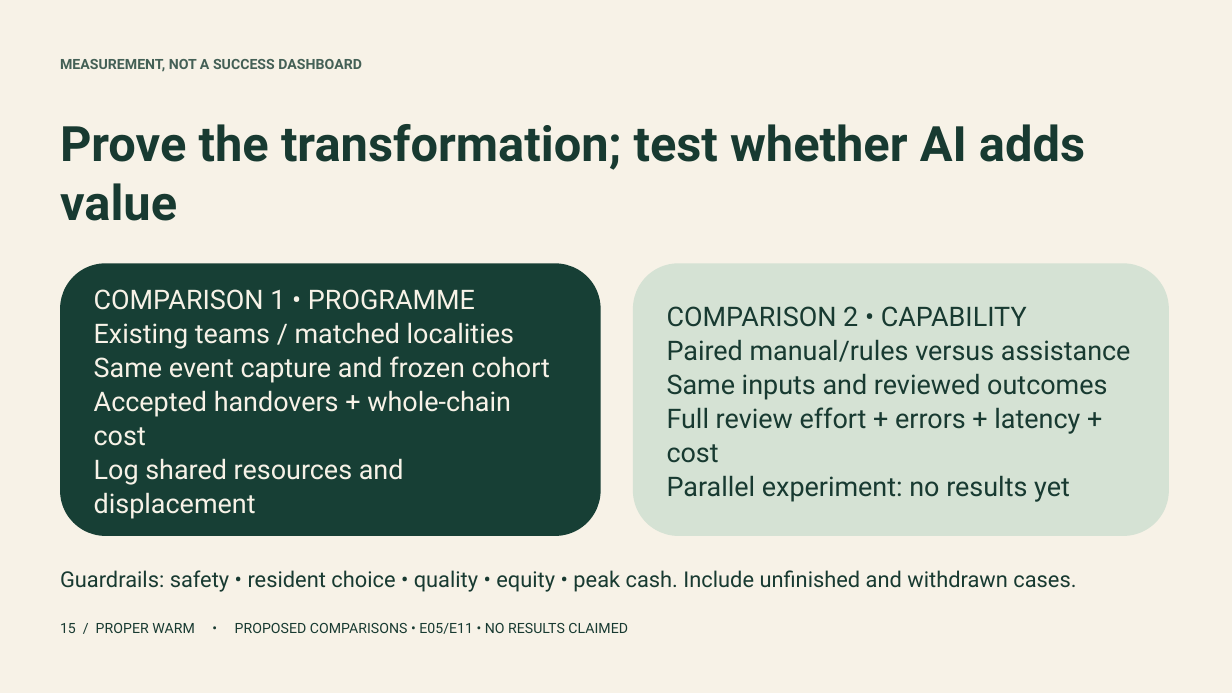
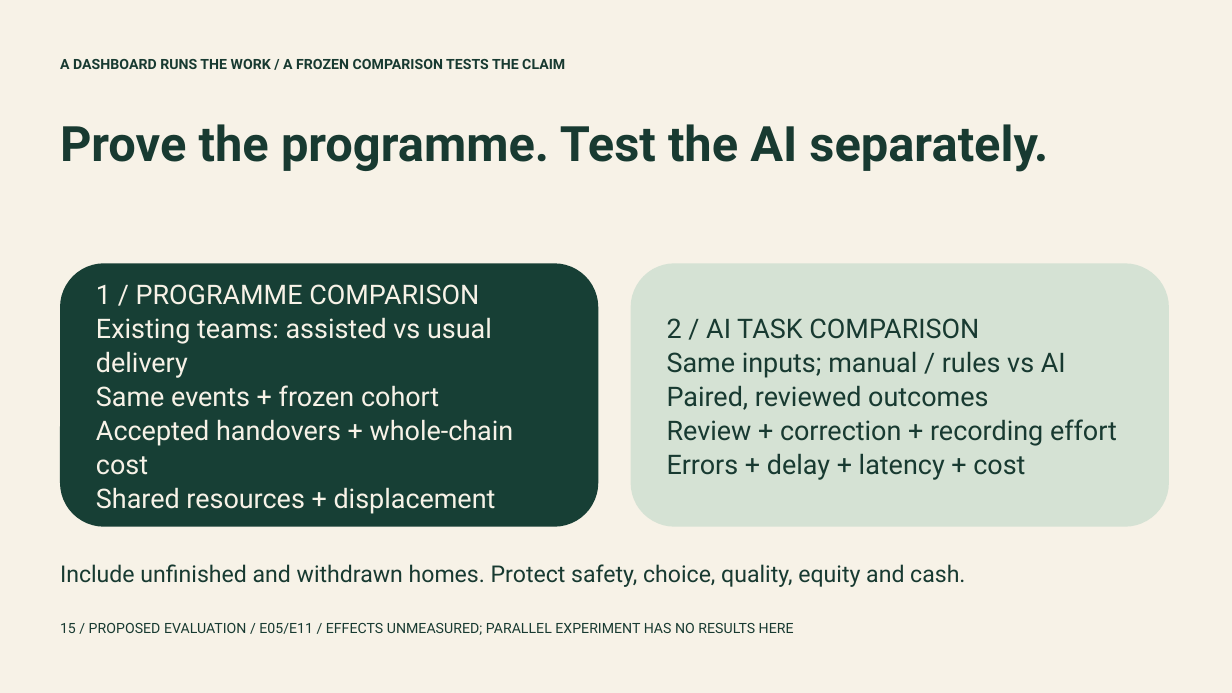
Before and after one commit to jmservera/ama, a slide deck: slide 15 of docs/capstone/deck/proper-warm-executive-draft.pptx. Drawn at 1232x693 pixels with LibreOffice and Linux fonts; fonts in the diff are those of the drawing. Boxes give left, top, right and bottom in pixels: in the first picture for what was removed or moved away, otherwise in the second. Text is boxed around its words. In the diff, an @@ line names an element or a change of style, - is before the commit and + after.

```diff
--- a/docs/capstone/deck/proper-warm-executive-draft.pptx
+++ b/docs/capstone/deck/proper-warm-executive-draft.pptx
@@ text at <box>60,59,565,69</box>: text changed; text colour #446056 to #183A31 @@
-MEASUREMENT, NOT A SUCCESS DASHBOARD
+A DASHBOARD RUNS THE WORK / A FROZEN COMPARISON TESTS THE CLAIM
@@ text at <box>60,124,1048,172</box>: text changed @@
-Prove the transformation; test whether AI adds value
+Prove the programme. Test the AI separately.
@@ rounded rectangle "1 / PROGRAMME COMPARISON": place and size @@
-rounded rectangle "1 / PROGRAMME COMPARISON" at <box>60,263,601,536</box>
+rounded rectangle "1 / PROGRAMME COMPARISON" at <box>60,263,599,527</box>
@@ rounded rectangle "2 / AI TASK COMPARISON": place and size @@
-rounded rectangle "2 / AI TASK COMPARISON" at <box>633,263,1169,536</box>
+rounded rectangle "2 / AI TASK COMPARISON" at <box>631,263,1170,527</box>
@@ text in rounded rectangle at <box>96,284,492,407</box>: text changed @@
-COMPARISON 1 • PROGRAMME
-Existing teams / matched localities
-Same event capture and frozen cohort
+1 / PROGRAMME COMPARISON
+Existing teams: assisted vs usual delivery
+Same events + frozen cohort
@@ text in rounded rectangle at <box>667,318,1117,480</box>: text changed @@
-COMPARISON 2 • CAPABILITY
-Paired manual/rules versus assistance
-Same inputs and reviewed outcomes
-Full review effort + errors + latency + cost
-Parallel experiment: no results yet
+2 / AI TASK COMPARISON
+Same inputs; manual / rules vs AI
+Paired, reviewed outcomes
+Review + correction + recording effort
+Errors + delay + latency + cost
@@ text in rounded rectangle at <box>96,487,496,514</box>: text changed @@
-Log shared resources and displacement
+Shared resources + displacement
@@ text at <box>60,564,965,587</box>: text changed; size 17 to 18 pt @@
-Guardrails: safety • resident choice • quality • equity • peak cash. Include unfinished and withdrawn cases.
+Include unfinished and withdrawn homes. Protect safety, choice, quality, equity and cash.
@@ text at <box>60,623,794,635</box>: text changed @@
-15 / PROPER WARM • PROPOSED COMPARISONS • E05/E11 • NO RESULTS CLAIMED
+15 / PROPOSED EVALUATION / E05/E11 / EFFECTS UNMEASURED; PARALLEL EXPERIMENT HAS NO RESULTS HERE
```
Also in this commit, not shown: 4 other slides changed, 13 slides added, 13 slides removed, 37 other files.
